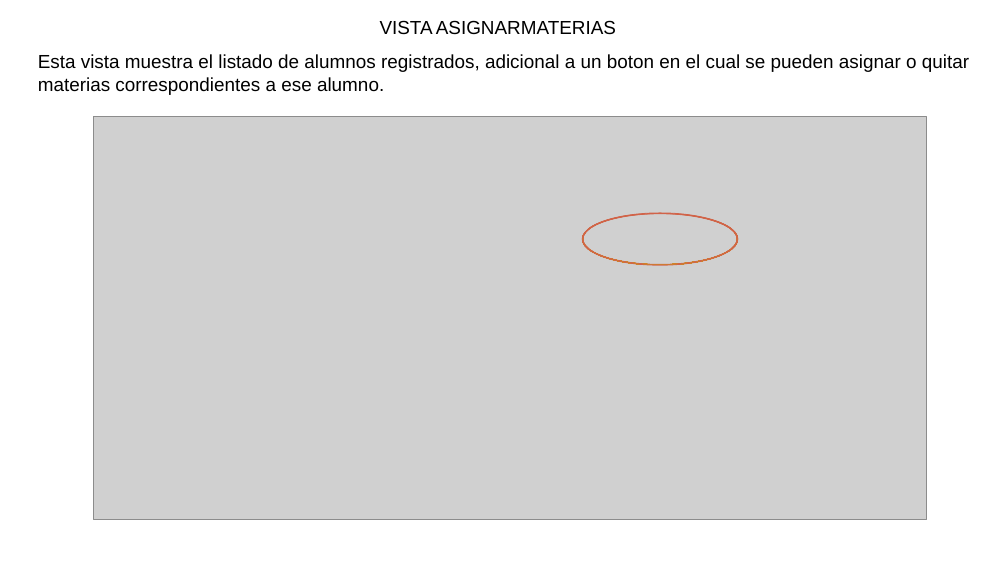
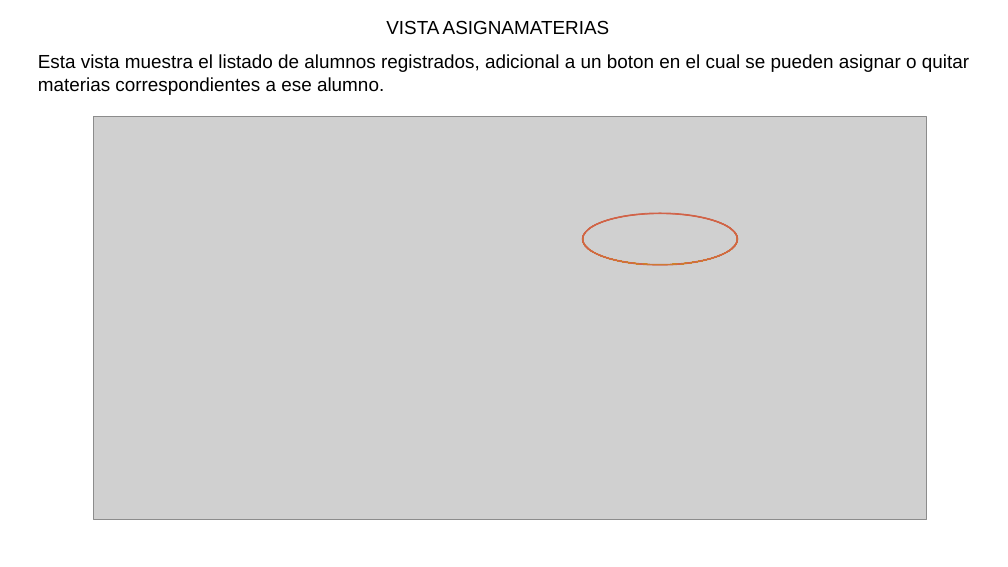
Before and after one commit to Habiiid/HASC_16012023, a slide deck: slide 11 of Manual de Usuario.pptx. Drawn at 1008x567 pixels with LibreOffice and Linux fonts; fonts in the diff are those of the drawing; grey boxes stand for pictures; background and template pictures are left out. Boxes give left, top, right and bottom in pixels: in the first picture for what was removed or moved away, otherwise in the second. Text is boxed around its words. In the diff, an @@ line names an element or a change of style, - is before the commit and + after.

```diff
--- a/Manual de Usuario.pptx
+++ b/Manual de Usuario.pptx
@@ text at box(386, 20, 610, 35): text changed @@
-VISTA ASIGNARMATERIAS
+VISTA ASIGNAMATERIAS
```
Also in this commit, not shown: 4 other files.
